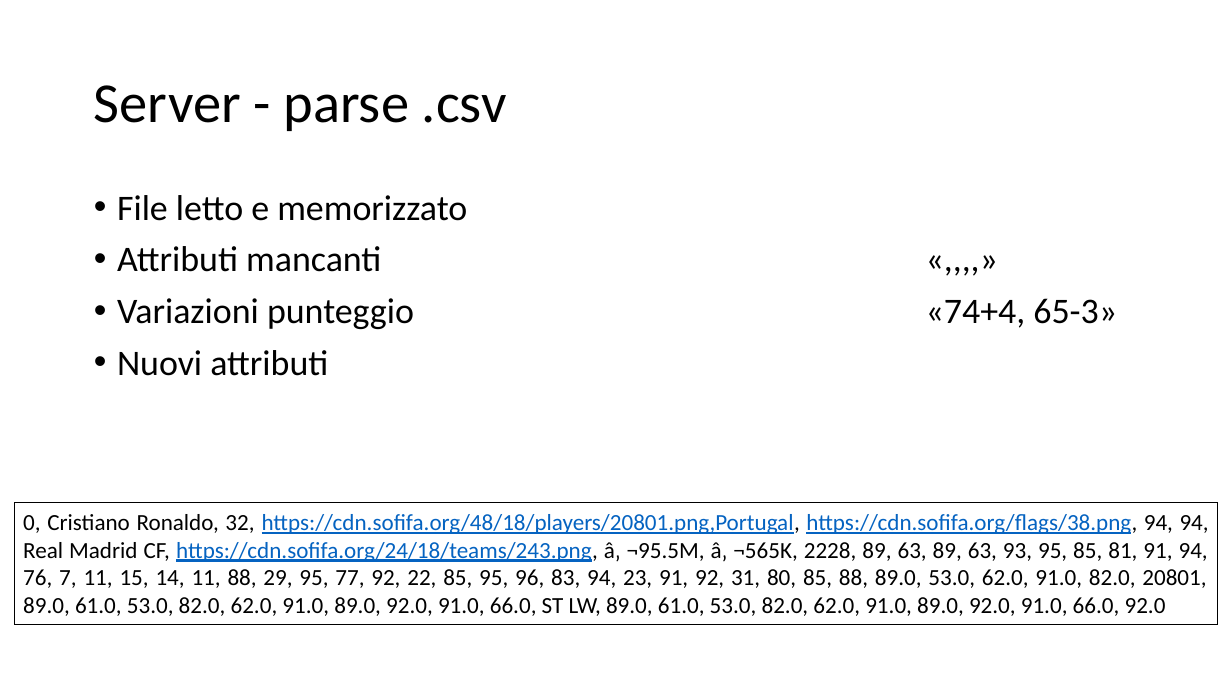
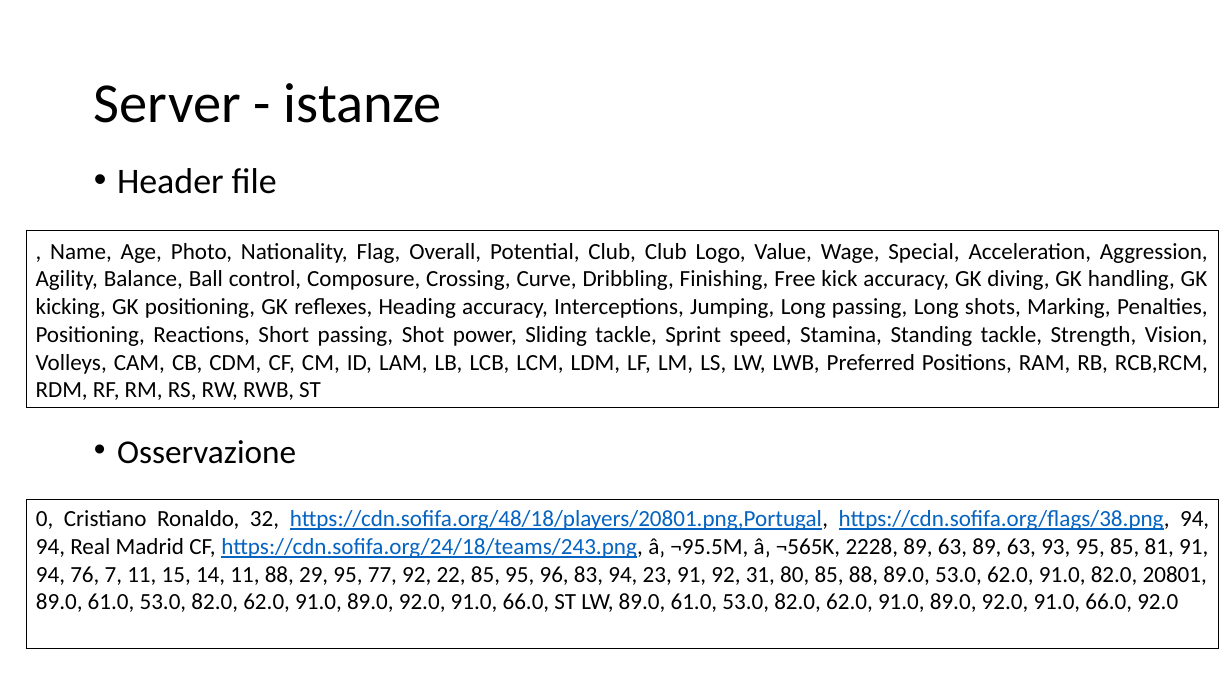
Before and after one commit to mellacsi/FIFA18Skiller, a slide deck: slide 5 of Applicazioni_Service_Oriented.pptx (slide 3 before the commit). Drawn at 1232x693 pixels with LibreOffice and Linux fonts; fonts in the diff are those of the drawing. Boxes give left, top, right and bottom in pixels: in the first picture for what was removed or moved away, otherwise in the second. Text is boxed around its words. In the diff, an @@ line names an element or a change of style, - is before the commit and + after.

```diff
--- a/Applicazioni_Service_Oriented.pptx
+++ b/Applicazioni_Service_Oriented.pptx
@@ title at [94,83,442,123]: text changed @@
-Server - parse .csv
+Server - istanze
@@ text added at [117,168,277,194], 28 pt, text #000000 @@
+• Header file
@@ text removed at [117,195,1117,329] @@
-• File letto e memorizzato
-• Attributi mancanti «,,,,»
-• Variazioni punteggio «74+4, 65-3»
-• Nuovi attributi
@@ rectangle added at [26,231,1218,409], fill #FFFFFF, outline #000000 0.75 pt, 18 pt, text #000000 @@
+, Name, Age, Photo, Nationality, Flag, Overall, Potential, Club, Club Logo, Value, Wage, Special, Acceleration, Aggression, Agility, Balance, Ball control, Composure, Crossing, Curve, Dribbling, Finishing, Free kick accuracy, GK diving, GK handling, GK kicking, GK positioning, GK reflexes, Heading accuracy, Interceptions, Jumping, Long passing, Long shots, Marking, Penalties, Positioning, Reactions, Short passing, Shot power, Sliding tackle, Sprint speed, Stamina, Standing tackle, Strength, Vision, Volleys, CAM, CB, CDM, CF, CM, ID, LAM, LB, LCB, LCM, LDM, LF, LM, LS, LW, LWB, Preferred Positions, RAM, RB, RCB,RCM, RDM, RF, RM, RS, RW, RWB, ST
@@ text added at [117,440,296,464], 25.9 pt, text #000000 @@
+• Osservazione
@@ rectangle "0, Cristiano Ronaldo, 32, https://cdn.sofifa.org/48/18/playe ...": place and size @@
-rectangle "0, Cristiano Ronaldo, 32, https://cdn.sofifa.org/48/18/playe ..." at [14,503,1218,624]
+rectangle "0, Cristiano Ronaldo, 32, https://cdn.sofifa.org/48/18/playe ..." at [27,499,1219,649]
```
Also in this commit, not shown: 3 other slides changed, 5 slides added, 1 other file.
